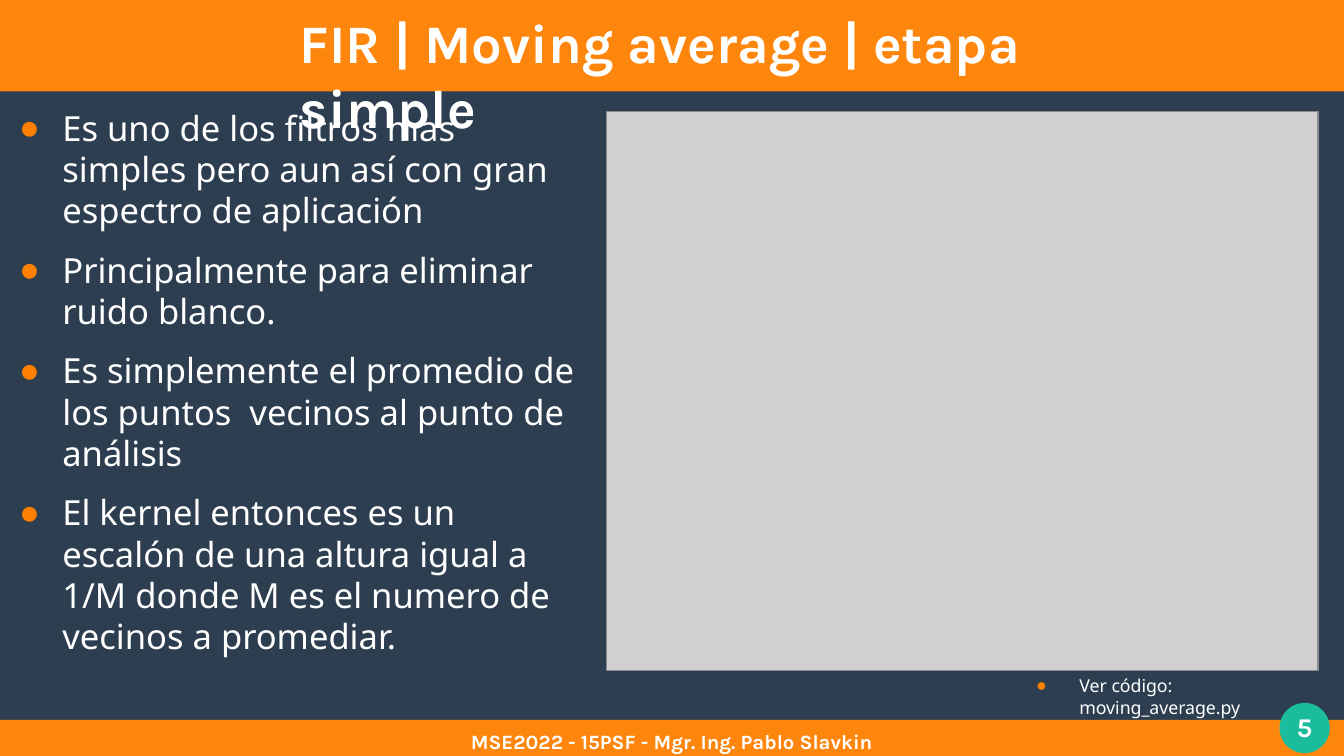
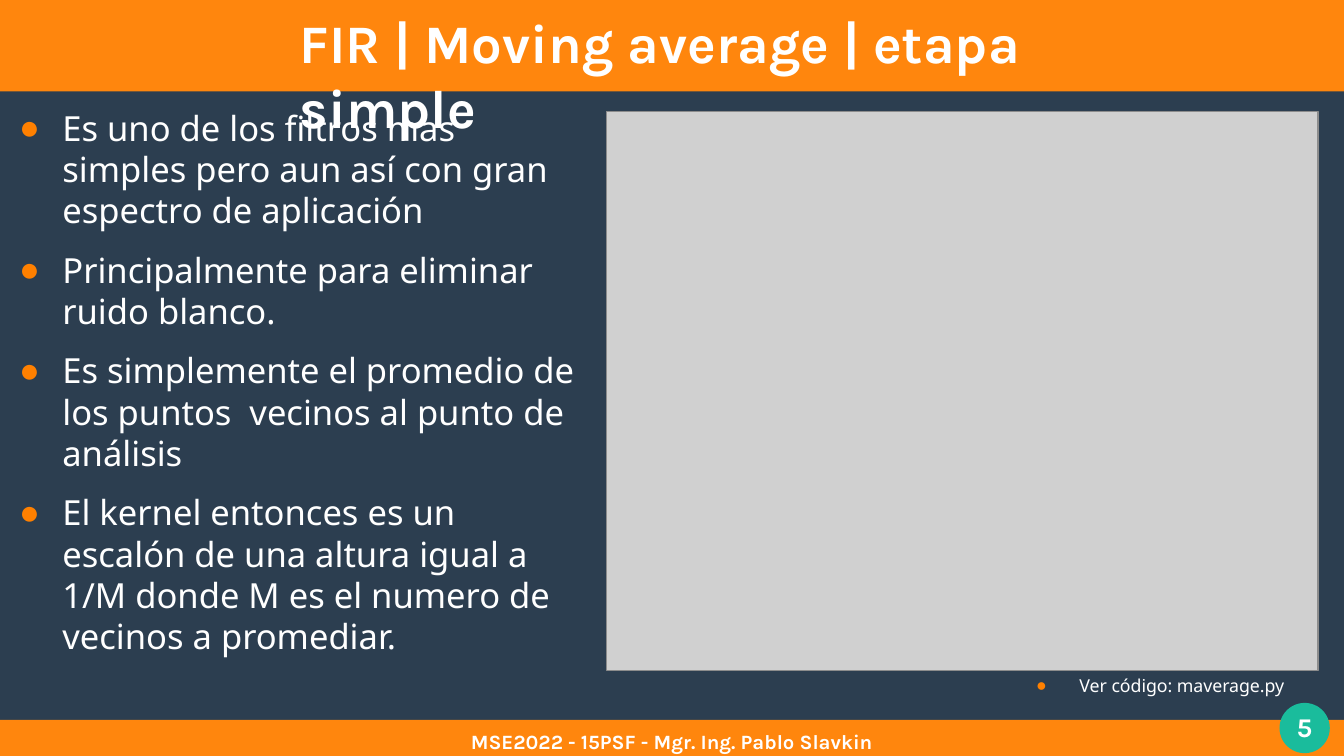
Before and after one commit to pslavkin/psf_2022, a slide deck: slide 5 of clases/6_clase/6_clase.odp. Drawn at 1344x756 pixels with LibreOffice and Linux fonts; fonts in the diff are those of the drawing; grey boxes stand for pictures. Boxes give left, top, right and bottom in pixels: in the first picture for what was removed or moved away, otherwise in the second. Text is boxed around its words. In the diff, an @@ line names an element or a change of style, - is before the commit and + after.

```diff
--- a/clases/6_clase/6_clase.odp
+++ b/clases/6_clase/6_clase.odp
@@ text at (1079,678,1284,697): text changed @@
-● Ver código: moving_average.py
+● Ver código: maverage.py
```
Also in this commit, not shown: 3 other slides changed, 15 other files.
